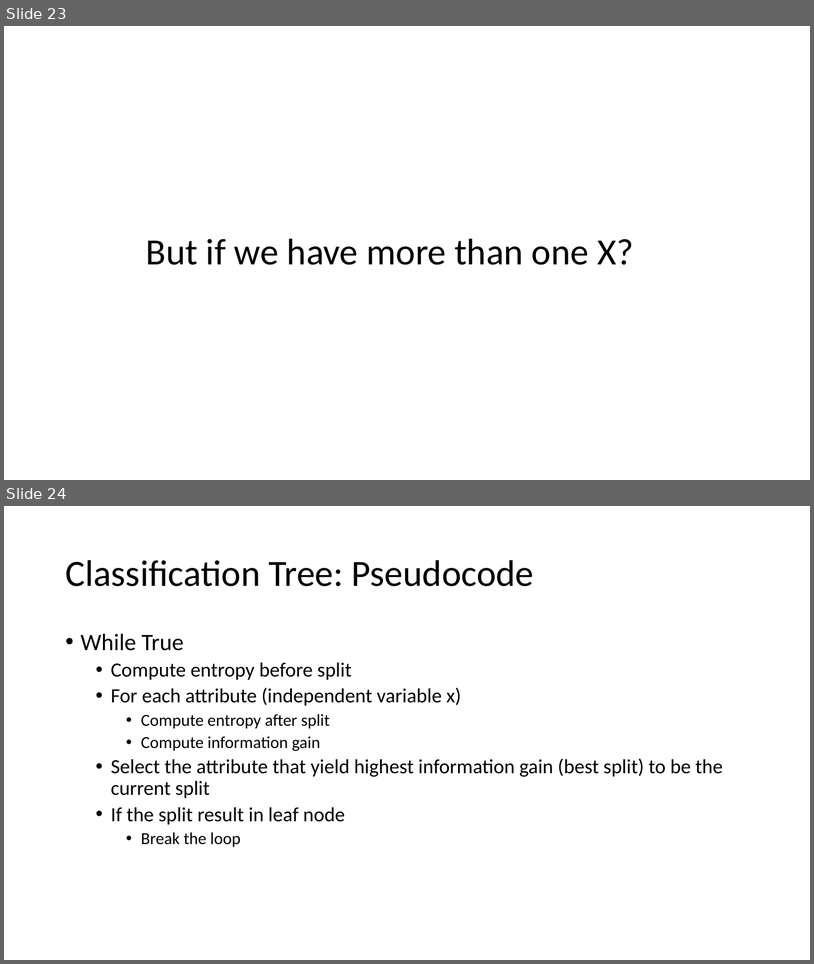
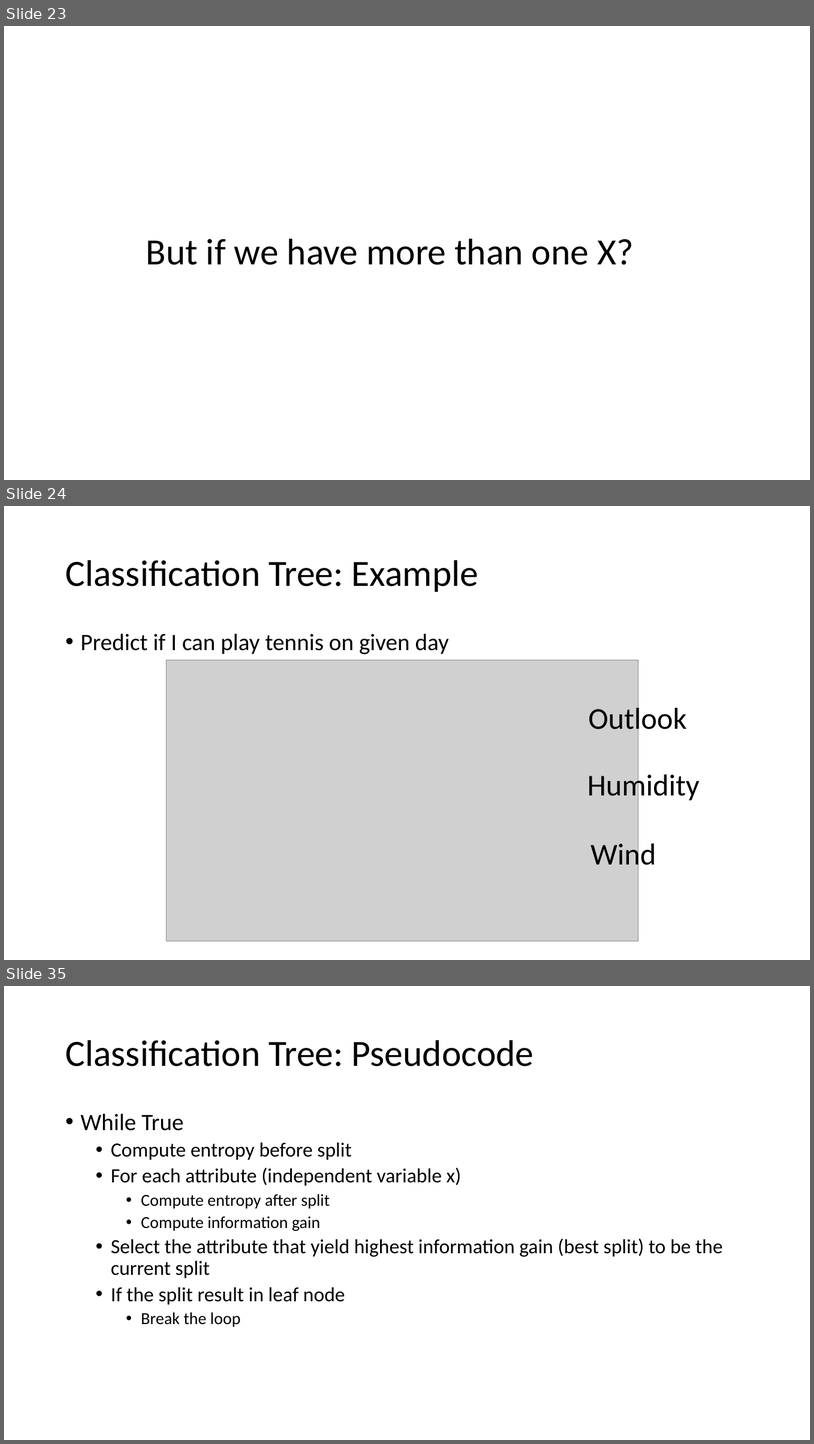
Before and after one commit to gucino/Machine-Learning, a slide deck: Decision_tree_and_Random_forest.pptx. Shown one above the other, each under a label of ours: slides 23 and 24 before the commit, slides 23, 24 and 35 after it; the slides between them are not shown. The pictures are 814x964 and 814x1444 pixels, drawn with LibreOffice and Linux fonts; fonts in the diff are those of the drawing; grey boxes stand for pictures. Boxes give left, top, right and bottom in pixels: in the first picture for what was removed or moved away, otherwise in the second. Text is boxed around its words. In the diff, an @@ line names an element or a change of style, - is before the commit and + after.

```diff
--- a/Decision_tree_and_Random_forest.pptx
+++ b/Decision_tree_and_Random_forest.pptx
@@ slide 24 added at [4,506,810,960], background #000000 @@
@@ title added at [65,560,479,592], 44 pt, text #FFFFFF @@
+Classification Tree: Example
@@ text added at [81,633,449,654], 28 pt, text #FFFFFF @@
+• Predict if I can play tennis on given day
@@ picture added at [166,660,639,941] @@
@@ text added at [588,704,687,736], 36 pt, text #FFFFFF @@
+Outlook
@@ text added at [588,770,700,802], 36 pt, text #FFFFFF @@
+Humidity
@@ text added at [591,840,656,871], 36 pt, text #FFFFFF @@
+Wind
@@ what was slide 24 is now slide 35 @@
```
Also in this commit, not shown: 1 slide changed, 10 other slides added.
